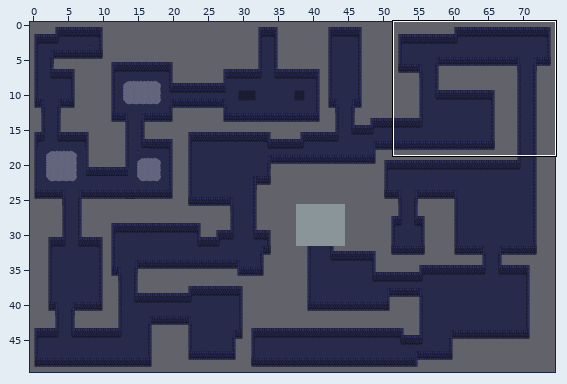
Level history. Tiled map: assets/level.tmx. The first picture is a wide view before the edit; the outline marks the close-up.
Close-up. The starting point:
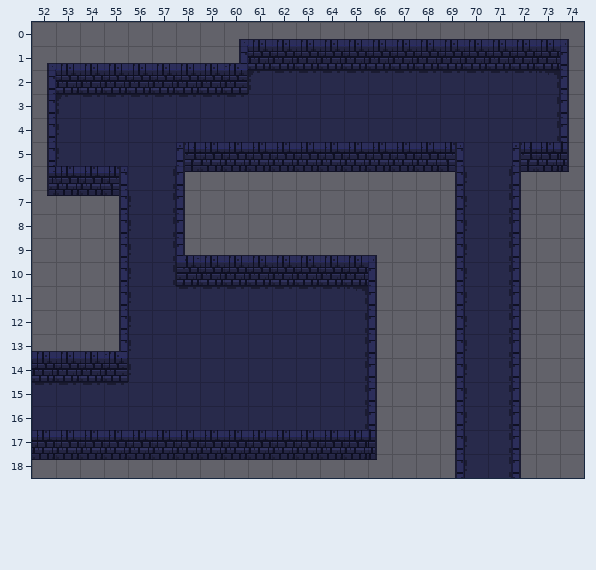
Cells are 16x16 px. Shown: x 52..74, y 0..18. The commit also changed other parts of the map, which this record leaves out. Tiles whose own drawing changed are shown in their newer look in all pictures.
After the commit:
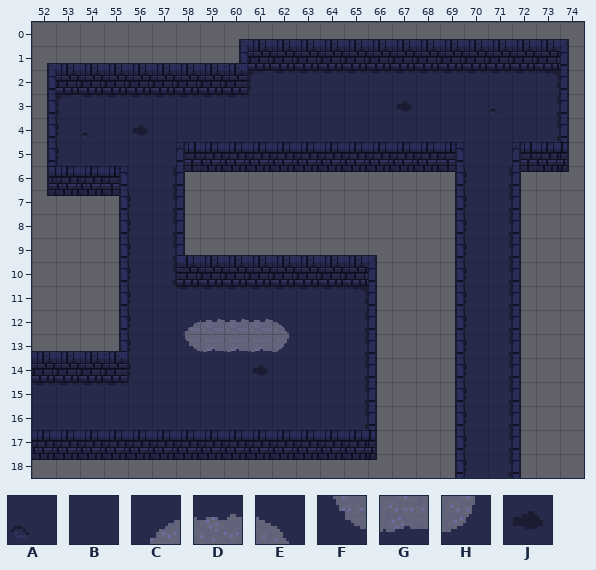
Key: from "default": A 2, B 33, C 64, D 65, E 66, F 96, G 97, H 98, J 112.
_ is an empty cell.
Changes in this commit:
Layer "background":
Tile B gives way to tile A in row 3 at x 71; in row 4 at x 54.
Tile B gives way to tile C in row 12 at x 58.
Tile B gives way to tile D in row 12 at x 59 to 61.
Tile B gives way to tile E in row 12 at x 62.
Tile B gives way to tile F in row 13 at x 58.
Tile B gives way to tile G in row 13 at x 59 to 61.
Tile B gives way to tile H in row 13 at x 62.
Tile B gives way to tile J in row 3 at x 67; in row 4 at x 56; in row 14 at x 61.
Changed places in both close-ups, as pixel boxes (x1, y1, x2, y2):
changed: (397, 101, 412, 111)
changed: (489, 109, 498, 115)
changed: (81, 133, 90, 139)
changed: (133, 125, 148, 135)
changed: (183, 319, 289, 375)
